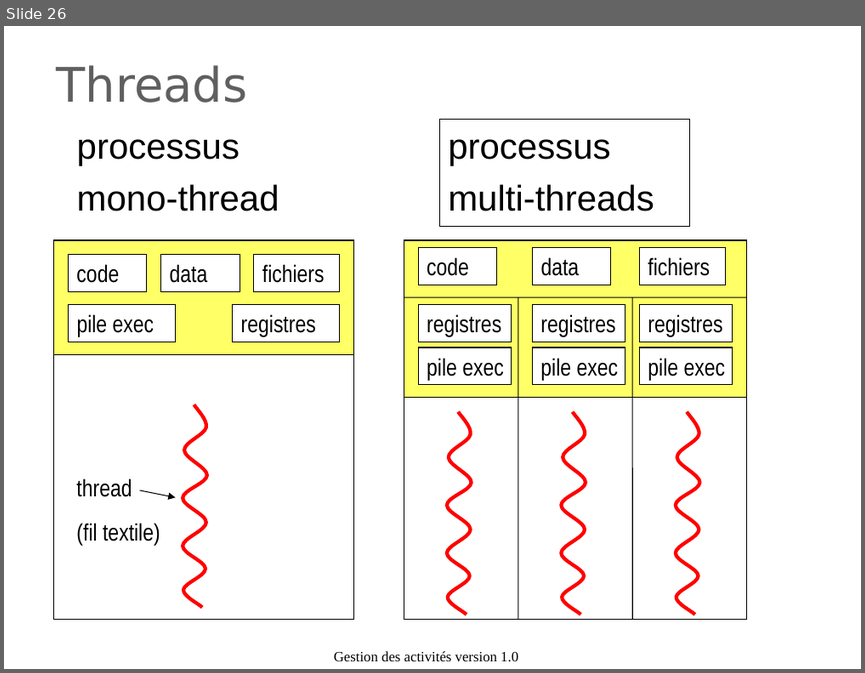
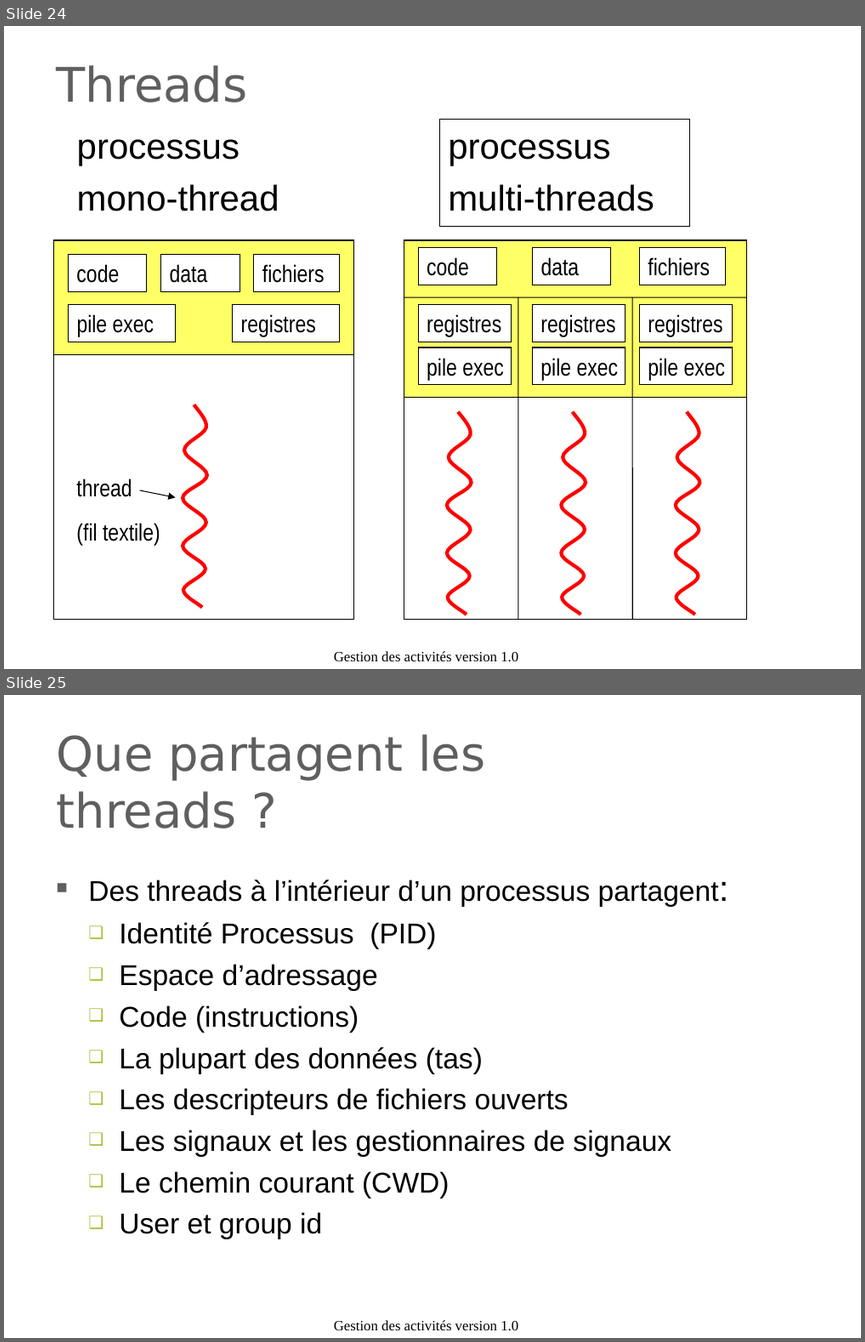
Before and after one commit to duanegris/texts, a slide deck: isi1/slides/6_gestion_des_activites.ppt. Shown one above the other, each under a label of ours: slide 26 before the commit, slides 24 and 25 after it. The pictures are 865x673 and 865x1342 pixels, drawn with LibreOffice and Linux fonts; fonts in the diff are those of the drawing; background and template pictures are left out. Boxes give left, top, right and bottom in pixels: in the first picture for what was removed or moved away, otherwise in the second. Text is boxed around its words. In the diff, an @@ line names an element or a change of style, - is before the commit and + after.

```diff
--- a/isi1/slides/6_gestion_des_activites.ppt
+++ b/isi1/slides/6_gestion_des_activites.ppt
@@ slide 25 added at bbox=[4, 695, 861, 1338], background picture (left out) @@
@@ title added at bbox=[57, 734, 485, 828], 40 pt, text #5F5F5F @@
+Que partagent les threads ?
@@ text added at bbox=[88, 879, 719, 1239], 24 pt, text #000000 @@
+■ Des threads à l’intérieur d’un processus partagent:
+  ❑ Identité Processus (PID)
+  ❑ Espace d’adressage
+  ❑ Code (instructions)
+  ❑ La plupart des données (tas)
+  ❑ Les descripteurs de fichiers ouverts
+  ❑ Les signaux et les gestionnaires de signaux
+  ❑ Le chemin courant (CWD)
+  ❑ User et group id
@@ text added at bbox=[334, 1320, 518, 1331], 12 pt, text #000000 @@
+Gestion des activités version 1.0
@@ what was slide 26 is now slide 24 @@
```
Also in this commit, not shown: 4 slides changed, 2 other slides added, 2 slides removed, 1 other file.
